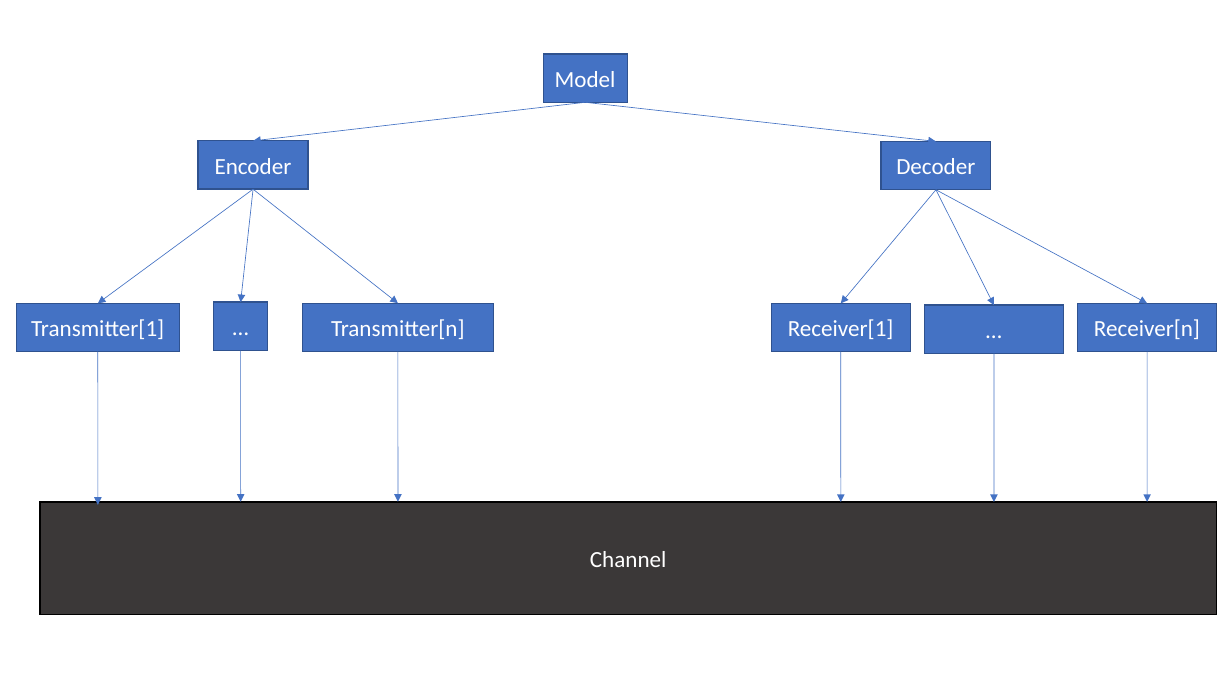
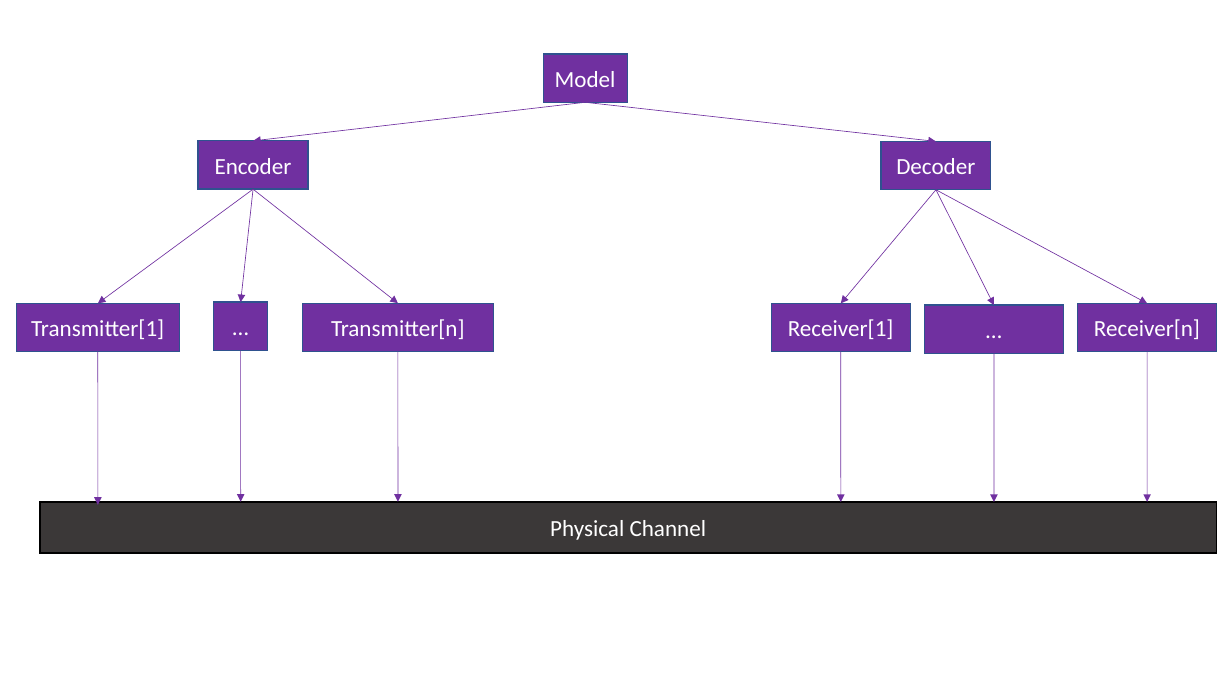
Before and after one commit to LCPW/UnifiedGUI, a slide deck: slide 2 of Docs/Diagrams.odp. Drawn at 1232x693 pixels with LibreOffice and Linux fonts; fonts in the diff are those of the drawing. Boxes give left, top, right and bottom in pixels: in the first picture for what was removed or moved away, otherwise in the second. Text is boxed around its words. In the diff, an @@ line names an element or a change of style, - is before the commit and + after.

```diff
--- a/Docs/Diagrams.odp
+++ b/Docs/Diagrams.odp
@@ arrow (585, 103) - (253, 140): stroke #4472C4 0.51 pt to #7030A0 0.51 pt @@
@@ arrow (585, 103) - (936, 141): stroke #4472C4 0.51 pt to #7030A0 0.51 pt @@
@@ arrow (253, 189) - (98, 303): stroke #4472C4 0.51 pt to #7030A0 0.51 pt @@
@@ arrow (253, 189) - (240, 302): stroke #4472C4 0.51 pt to #7030A0 0.51 pt @@
@@ arrow (253, 189) - (398, 303): stroke #4472C4 0.51 pt to #7030A0 0.51 pt @@
@@ arrow (936, 189) - (841, 303): stroke #4472C4 0.51 pt to #7030A0 0.51 pt @@
@@ arrow (936, 189) - (994, 305): stroke #4472C4 0.51 pt to #7030A0 0.51 pt @@
@@ arrow (936, 189) - (1147, 303): stroke #4472C4 0.51 pt to #7030A0 0.51 pt @@
@@ fill #4472C4 to #7030A0 in 9 elements at (x1=543, y1=54, x2=628, y2=102), (x1=198, y1=140, x2=308, y2=189), (x1=881, y1=141, x2=991, y2=189), (x1=302, y1=303, x2=494, y2=351), (x1=17, y1=303, x2=180, y2=351), (x1=772, y1=303, x2=910, y2=351), (x1=1078, y1=303, x2=1216, y2=351), (x1=213, y1=302, x2=268, y2=350), (x1=924, y1=305, x2=1063, y2=353) @@
@@ arrow (98, 352) - (98, 505): stroke #4472C4 0.51 pt to #7030A0 0.51 pt @@
@@ arrow (240, 350) - (240, 502): stroke #4472C4 0.51 pt to #7030A0 0.51 pt @@
@@ arrow (398, 351) - (398, 502): stroke #4472C4 0.51 pt to #7030A0 0.51 pt @@
@@ arrow (841, 352) - (841, 502): stroke #4472C4 0.51 pt to #7030A0 0.51 pt @@
@@ arrow (994, 354) - (994, 502): stroke #4472C4 0.51 pt to #7030A0 0.51 pt @@
@@ arrow (1147, 352) - (1147, 502): stroke #4472C4 0.51 pt to #7030A0 0.51 pt @@
@@ freeform shape "Physical Channel" resized from (x1=40, y1=502, x2=1216, y2=615) to (x1=40, y1=502, x2=1216, y2=553) @@
@@ text in freeform shape at (x1=550, y1=520, x2=706, y2=540): text changed @@
-Channel
+Physical Channel
```
Also in this commit, not shown: 1 slide added, 1 slide removed, 2 other files.
